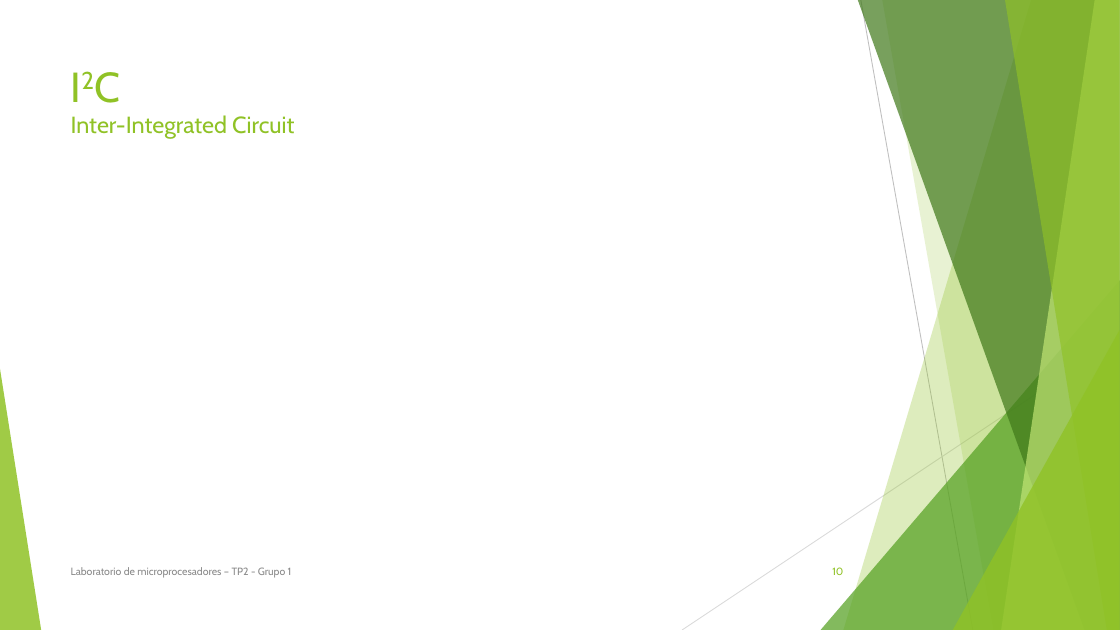
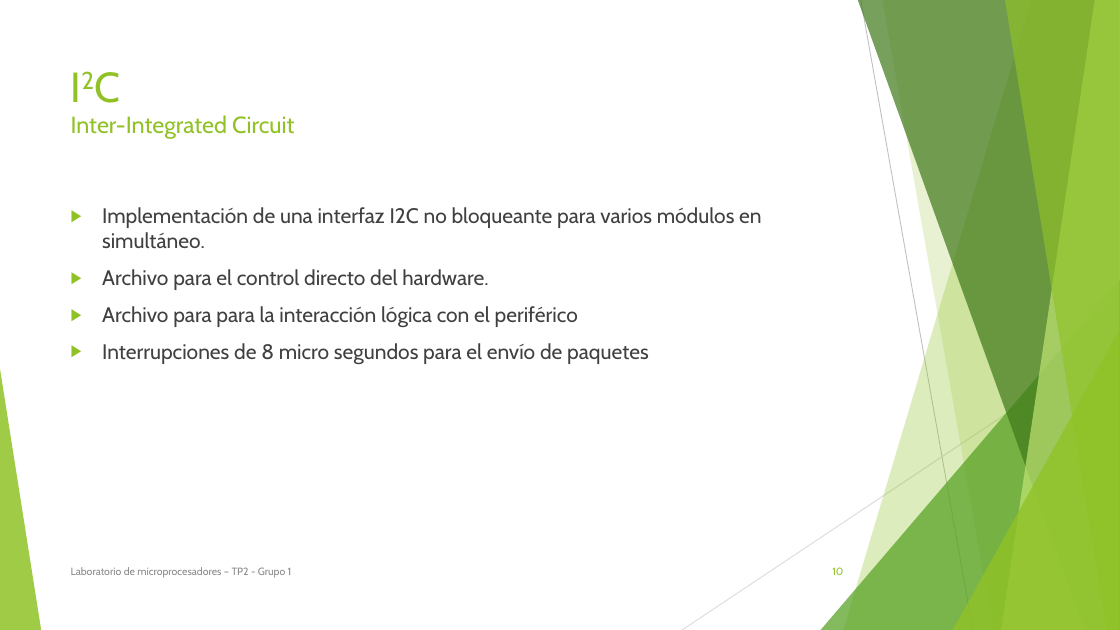
Before and after one commit to micros-g1/TP2, a slide deck: slide 10 of Entrega/22.99 TP2 G1.pptx. Drawn at 1120x630 pixels with LibreOffice and Linux fonts; fonts in the diff are those of the drawing. Boxes give left, top, right and bottom in pixels: in the first picture for what was removed or moved away, otherwise in the second. Text is boxed around its words. In the diff, an @@ line names an element or a change of style, - is before the commit and + after.

Commit message:
Presentacion Final

```diff
--- a/Entrega/22.99 TP2 G1.pptx
+++ b/Entrega/22.99 TP2 G1.pptx
@@ text added at [102,207,761,365], 18 pt, text #404040 @@
+▶ Implementación de una interfaz I2C no bloqueante para varios módulos en simultáneo.
+▶ Archivo para el control directo del hardware.
+▶ Archivo para para la interacción lógica con el periférico
+▶ Interrupciones de 8 micro segundos para el envío de paquetes
```
Also in this commit, not shown: 1 slide added.
